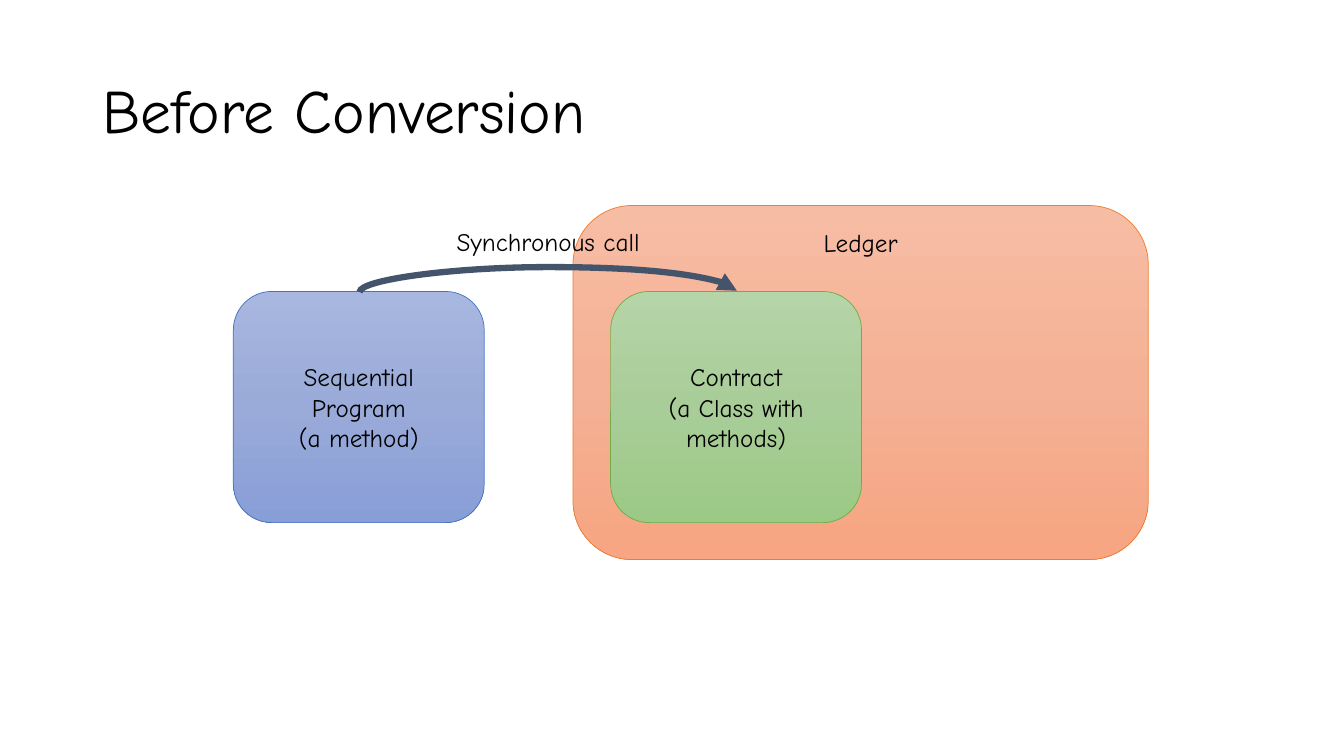
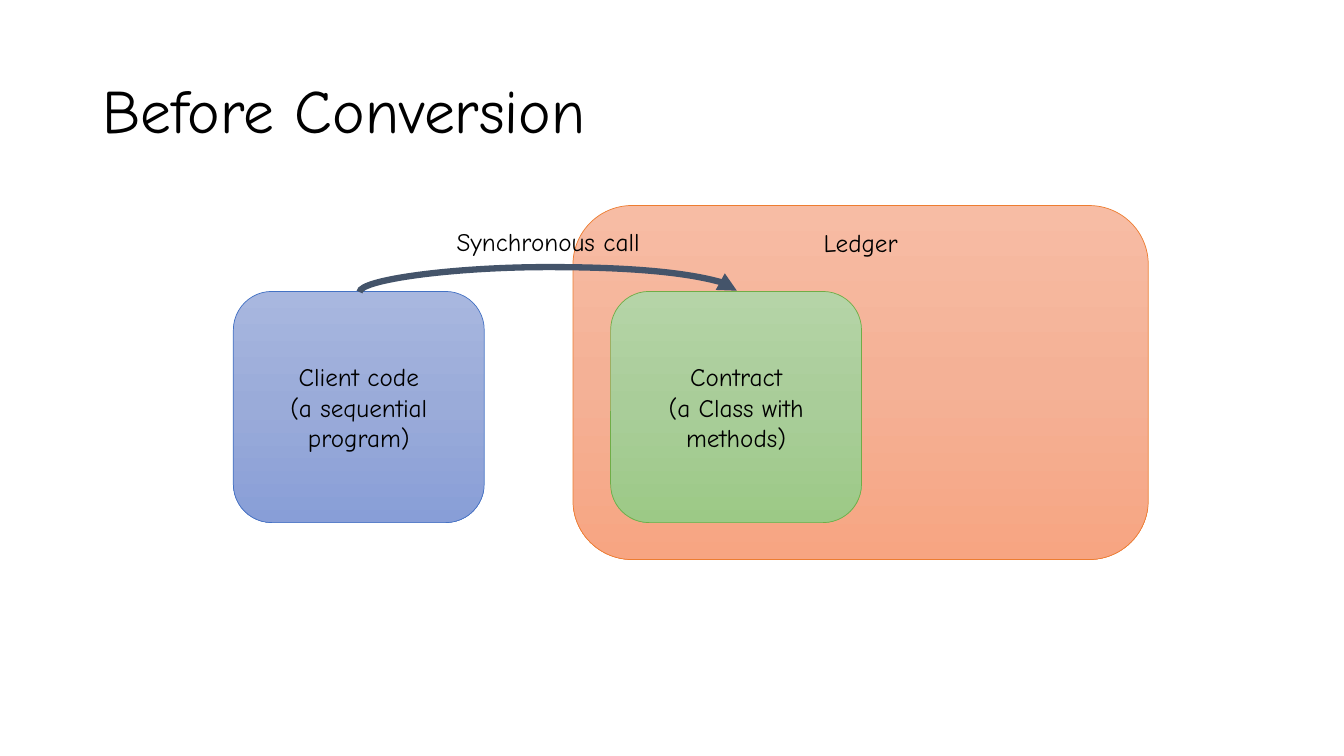
Before and after one commit to shinsa82/hashed-timelock-contract-ethereum, a slide deck: slide 2 of docs/figures.pptx. Drawn at 1344x756 pixels with LibreOffice and Linux fonts; fonts in the diff are those of the drawing. Boxes give left, top, right and bottom in pixels: in the first picture for what was removed or moved away, otherwise in the second. Text is boxed around its words. In the diff, an @@ line names an element or a change of style, - is before the commit and + after.

```diff
--- a/docs/figures.pptx
+++ b/docs/figures.pptx
@@ text in rounded rectangle at (x1=290, y1=368, x2=427, y2=452): text changed @@
-Sequential
-Program
-(a method)
+Client code
+(a sequential program)
```
Also in this commit, not shown: 1 slide added, 5 other files.
